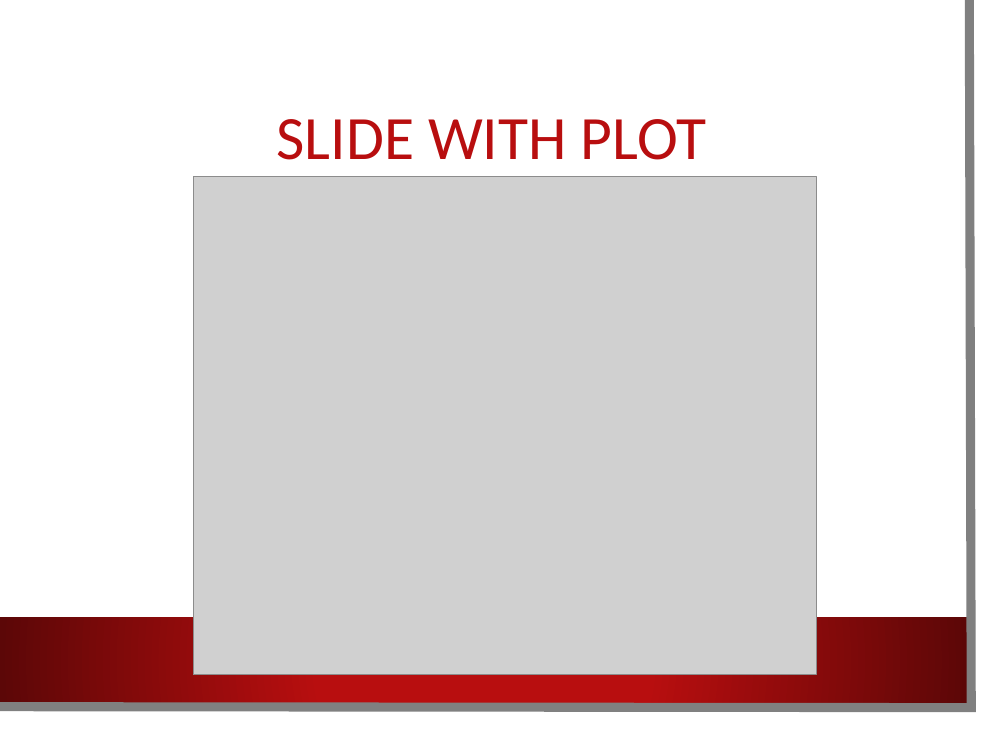
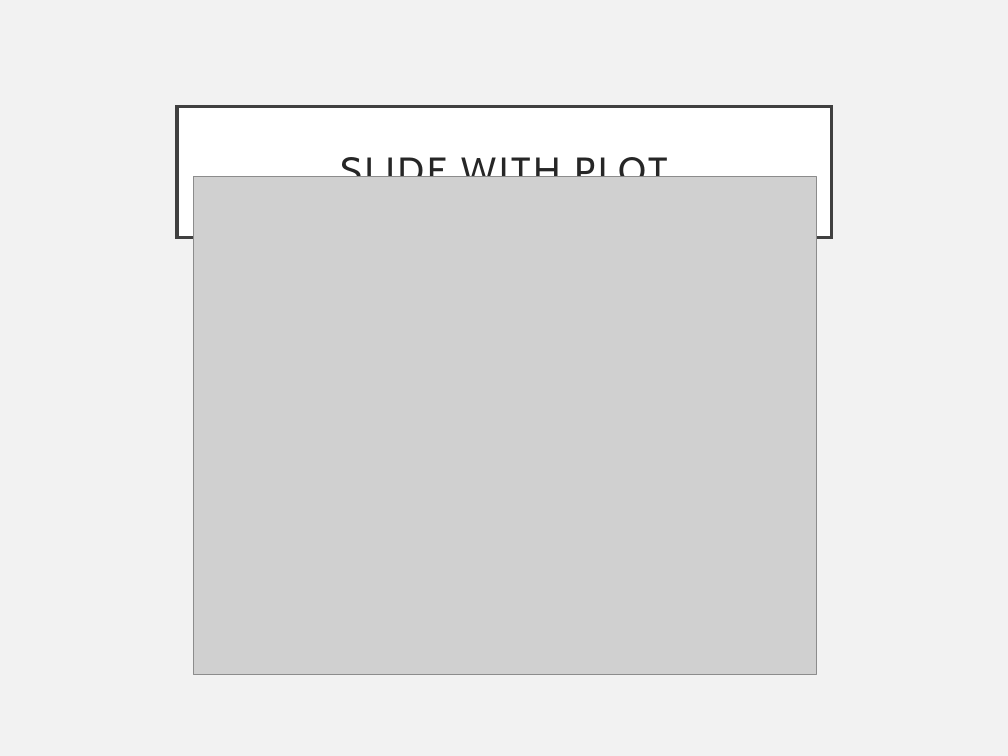
Before and after one commit to grousell/Intro-Rmarkdown, a slide deck: slide 5 of PowerPoint_Template.pptx. Drawn at 1008x756 pixels with LibreOffice and Linux fonts; fonts in the diff are those of the drawing; grey boxes stand for pictures; background and template pictures are left out. Boxes give left, top, right and bottom in pixels: in the first picture for what was removed or moved away, otherwise in the second. Text is boxed around its words. In the diff, an @@ line names an element or a change of style, - is before the commit and + after.

```diff
--- a/PowerPoint_Template.pptx
+++ b/PowerPoint_Template.pptx
@@ background picture (left out) to #F2F2F2 @@
@@ rectangle removed at box(0, 0, 991, 733) @@
@@ freeform shape removed at box(0, 0, 972, 708) @@
@@ title "SLIDE WITH PLOT": place and size @@
-title "SLIDE WITH PLOT" at box(277, 119, 707, 160)
+title "SLIDE WITH PLOT" at box(177, 106, 832, 237)
@@ title "SLIDE WITH PLOT" at box(177, 106, 832, 237): size 44 to 26 pt, font Calibri to Cabin, text colour #B80E0F to #262626, letter spacing 0 to 2 pt; alignment left to centre; fill none to #FFFFFF; outline none to #404040 2.5 pt @@
@@ rectangle removed at box(0, 617, 968, 703) @@
```
Also in this commit, not shown: 5 other slides changed, 5 other files.
